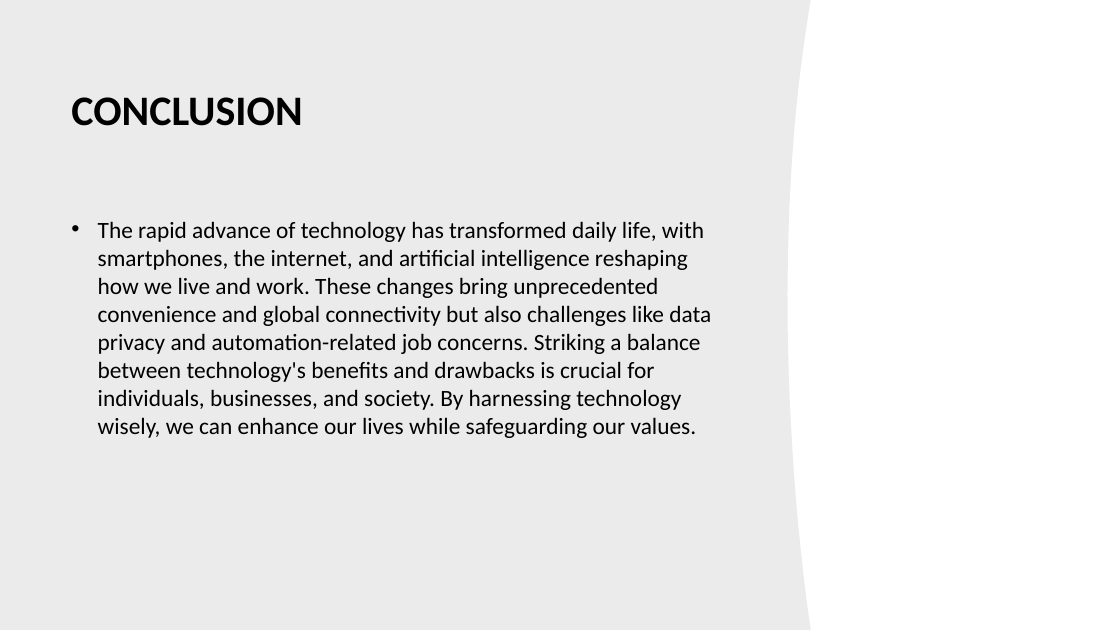
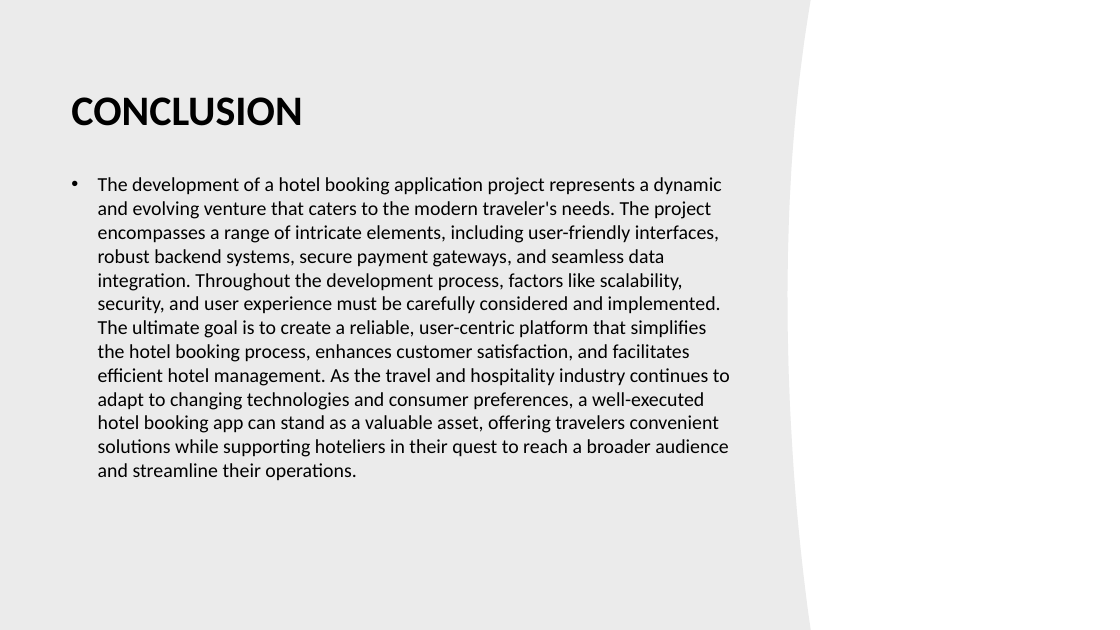
Before and after one commit to sharmaDeepanshi/Hotel-Booking-Application, a slide deck: slide 6 of Hotel project ppt.pptx. Drawn at 1120x630 pixels with LibreOffice and Linux fonts; fonts in the diff are those of the drawing; background and template pictures are left out. Boxes give left, top, right and bottom in pixels: in the first picture for what was removed or moved away, otherwise in the second. Text is boxed around its words. In the diff, an @@ line names an element or a change of style, - is before the commit and + after.

Commit message:
project ppt

```diff
--- a/Hotel project ppt.pptx
+++ b/Hotel project ppt.pptx
@@ text at bbox=[98, 177, 730, 480]: text changed; size 20 to 17 pt @@
-• The rapid advance of technology has transformed daily life, with smartphones, the internet, and artificial intelligence reshaping how we live and work. These changes bring unprecedented convenience and global connectivity but also challenges like data privacy and automation-related job concerns. Striking a balance between technology's benefits and drawbacks is crucial for individuals, businesses, and society. By harnessing technology wisely, we can enhance our lives while safeguarding our values.
+• The development of a hotel booking application project represents a dynamic and evolving venture that caters to the modern traveler's needs. The project encompasses a range of intricate elements, including user-friendly interfaces, robust backend systems, secure payment gateways, and seamless data integration. Throughout the development process, factors like scalability, security, and user experience must be carefully considered and implemented. The ultimate goal is to create a reliable, user-centric platform that simplifies the hotel booking process, enhances customer satisfaction, and facilitates efficient hotel management. As the travel and hospitality industry continues to adapt to changing technologies and consumer preferences, a well-executed hotel booking app can stand as a valuable asset, offering travelers convenient solutions while supporting hoteliers in their quest to reach a broader audience and streamline their operations.
```
